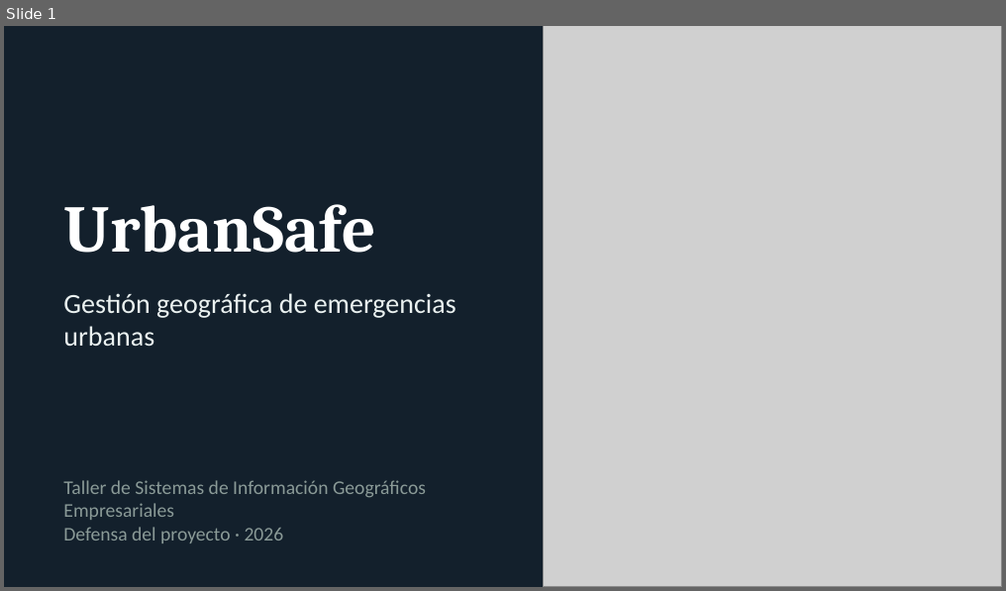
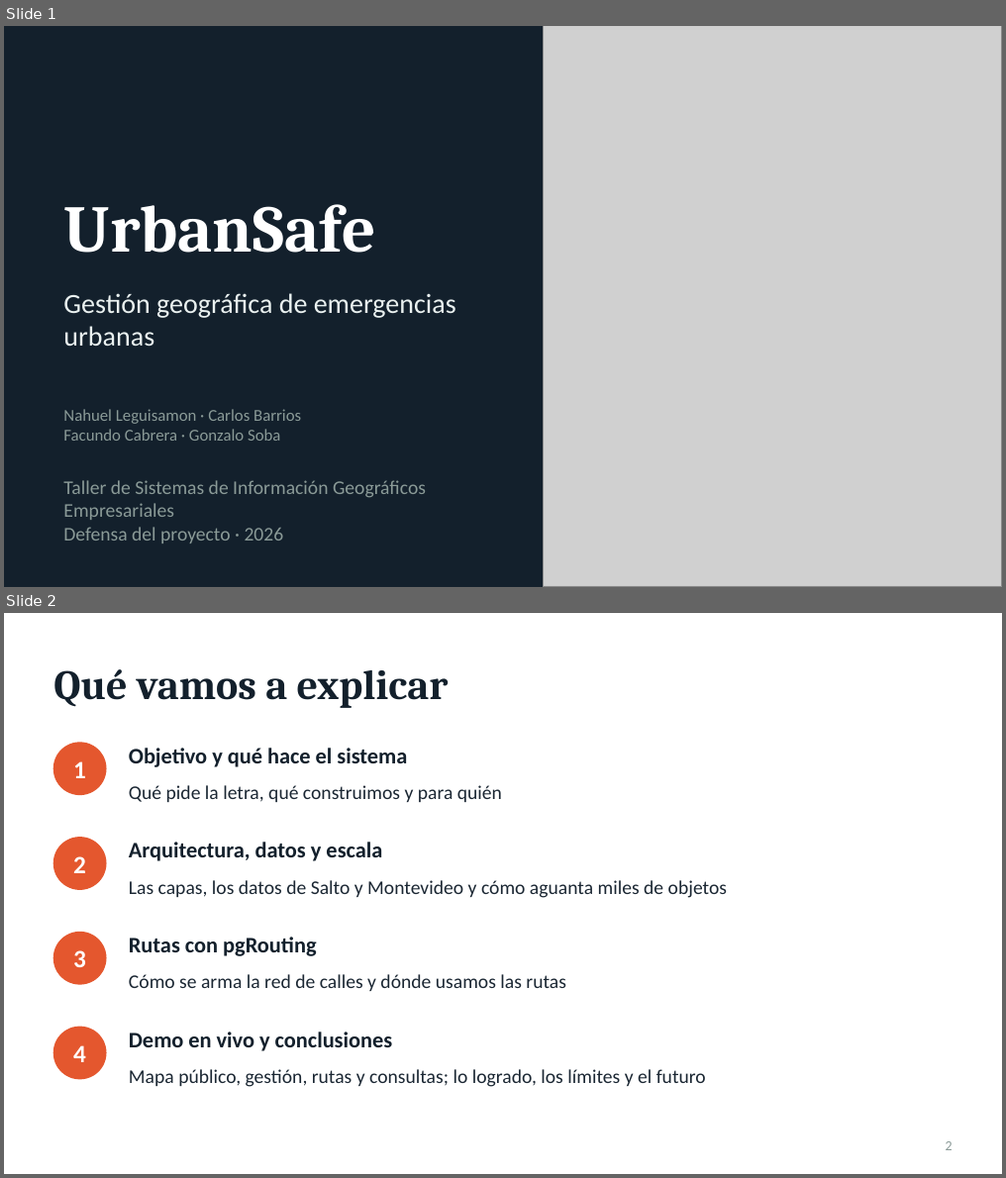
Before and after one commit to Facu185/geotravel, a slide deck: docs/defensa/UrbanSafe_defensa.pptx. Shown one above the other, each under a label of ours: slide 1 before the commit, slides 1 and 2 after it. The pictures are 1006x591 and 1006x1178 pixels, drawn with LibreOffice and Linux fonts; fonts in the diff are those of the drawing; grey boxes stand for pictures. Boxes give left, top, right and bottom in pixels: in the first picture for what was removed or moved away, otherwise in the second. Text is boxed around its words. In the diff, an @@ line names an element or a change of style, - is before the commit and + after.

```diff
--- a/docs/defensa/UrbanSafe_defensa.pptx
+++ b/docs/defensa/UrbanSafe_defensa.pptx
@@ slide 2 added at bbox=[4, 613, 1002, 1174], background #FFFFFF @@
@@ title added at bbox=[54, 669, 449, 708], 30 pt, text #13202C, bold @@
+Qué vamos a explicar
@@ ellipse added at bbox=[54, 743, 106, 794], fill #E4572E, outline #E4572E 1 pt @@
@@ text added at bbox=[129, 748, 407, 767], 16 pt, text #13202C, bold @@
+Objetivo y qué hace el sistema
@@ text added at bbox=[73, 761, 86, 778], 18 pt, text #FFFFFF, bold @@
+1
@@ text added at bbox=[129, 785, 502, 802], 14 pt, text #1B2733 @@
+Qué pide la letra, qué construimos y para quién
@@ ellipse added at bbox=[54, 838, 106, 889], fill #E4572E, outline #E4572E 1 pt @@
@@ text added at bbox=[129, 842, 382, 861], 16 pt, text #13202C, bold @@
+Arquitectura, datos y escala
@@ text added at bbox=[73, 857, 86, 873], 18 pt, text #FFFFFF, bold @@
+2
@@ text added at bbox=[129, 880, 727, 898], 14 pt, text #1B2733 @@
+Las capas, los datos de Salto y Montevideo y cómo aguanta miles de objetos
@@ ellipse added at bbox=[54, 933, 106, 984], fill #E4572E, outline #E4572E 1 pt @@
@@ text added at bbox=[129, 937, 316, 957], 16 pt, text #13202C, bold @@
+Rutas con pgRouting
@@ text added at bbox=[73, 951, 86, 967], 18 pt, text #FFFFFF, bold @@
+3
@@ text added at bbox=[129, 974, 566, 991], 14 pt, text #1B2733 @@
+Cómo se arma la red de calles y dónde usamos las rutas
@@ ellipse added at bbox=[54, 1027, 106, 1079], fill #E4572E, outline #E4572E 1 pt @@
@@ text added at bbox=[73, 1046, 86, 1062], 18 pt, text #FFFFFF, bold @@
+4
@@ text added at bbox=[129, 1032, 393, 1052], 16 pt, text #13202C, bold @@
+Demo en vivo y conclusiones
@@ text added at bbox=[129, 1069, 706, 1087], 14 pt, text #1B2733 @@
+Mapa público, gestión, rutas y consultas; lo logrado, los límites y el futuro
@@ page number added at bbox=[945, 1142, 952, 1151], 10 pt, text #8A9A97 @@
+2
@@ slide 1 changed as well @@
@@ text added at bbox=[63, 409, 301, 441], 12 pt, text #8A9A97 @@
+Nahuel Leguisamon · Carlos Barrios
+Facundo Cabrera · Gonzalo Soba
```
Also in this commit, not shown: 8 other slides changed, 1 other slide added.
